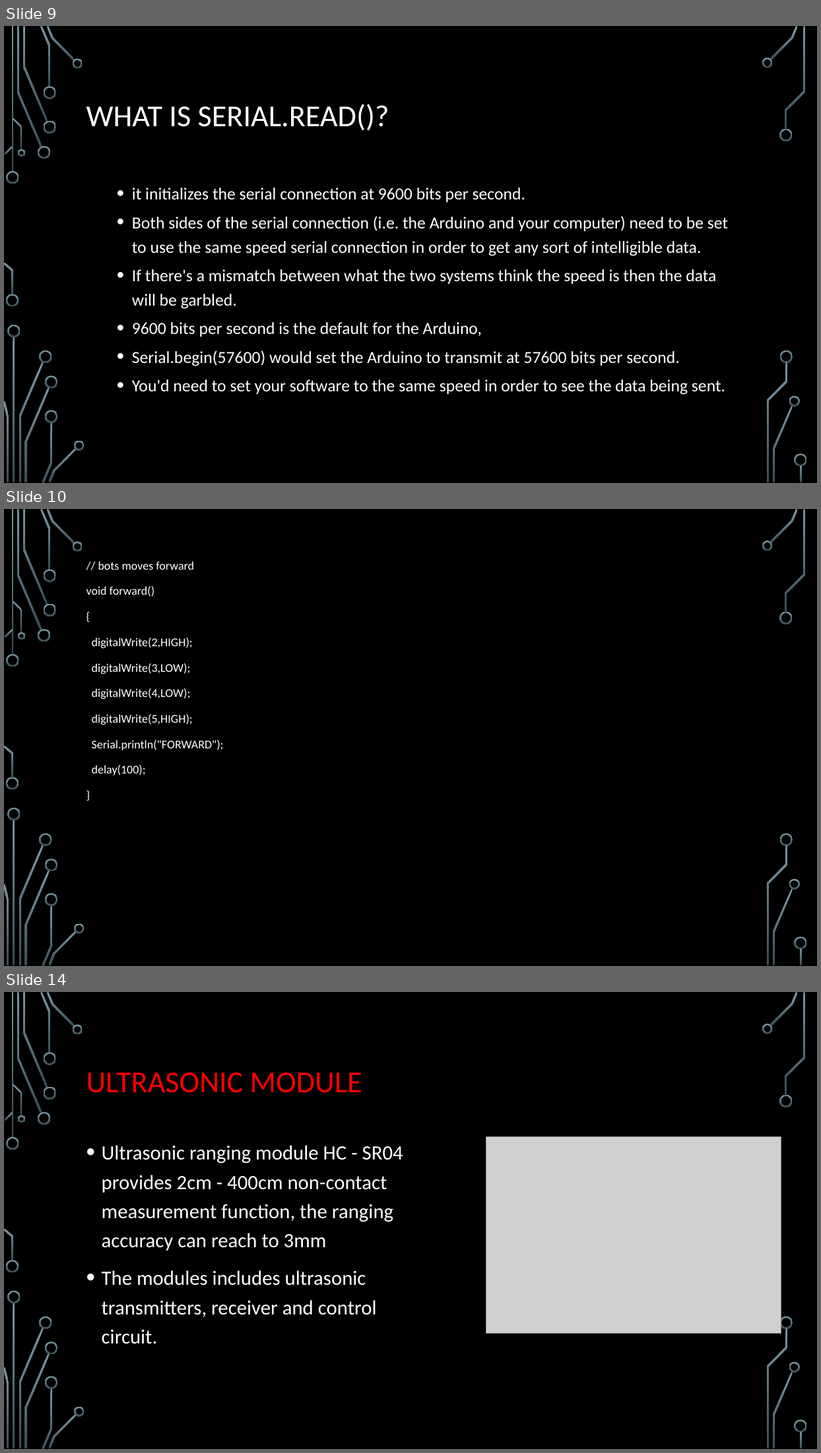
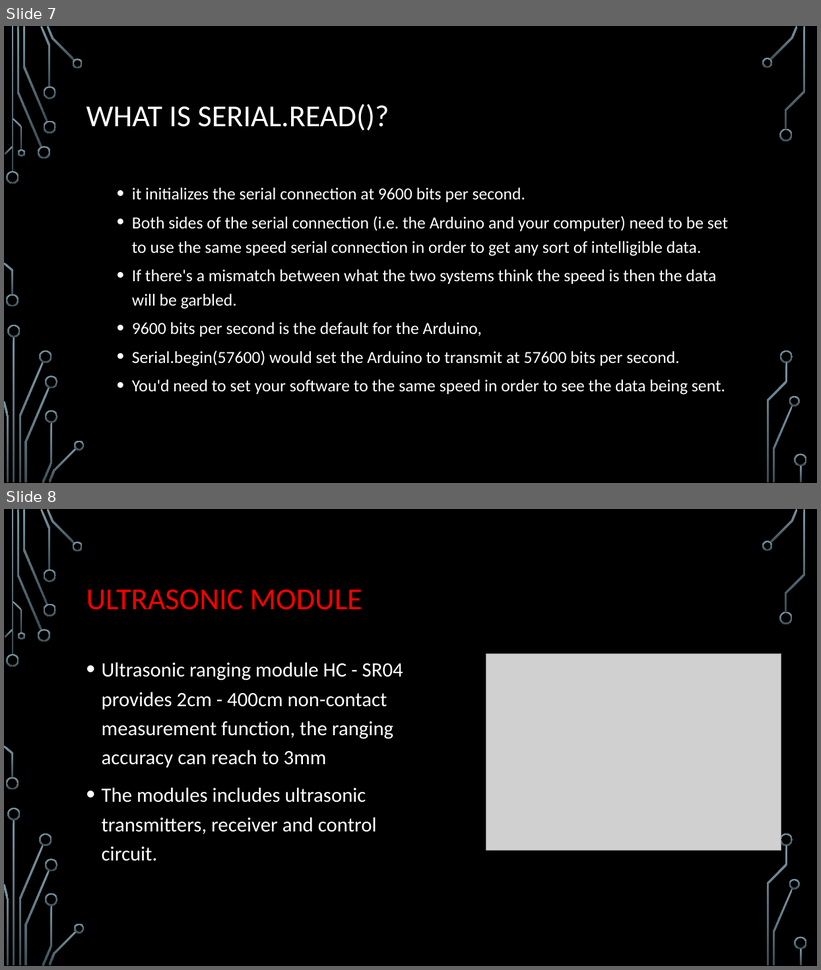
Before and after one commit to chinmayshah99/botson2, a slide deck: bot.pptx. Shown one above the other, each under a label of ours: slides 9, 10 and 14 before the commit, slides 7 and 8 after it; the slides between them are not shown. The pictures are 821x1453 and 821x970 pixels, drawn with LibreOffice and Linux fonts; fonts in the diff are those of the drawing; grey boxes stand for pictures; background and template pictures are left out. Boxes give left, top, right and bottom in pixels: in the first picture for what was removed or moved away, otherwise in the second. Text is boxed around its words. In the diff, an @@ line names an element or a change of style, - is before the commit and + after.

```diff
--- a/bot.pptx
+++ b/bot.pptx
@@ slide 10 removed at [4,509,817,966], background picture (left out); not listed: 36 template elements that a slide beside it also shows @@
@@ text removed at [86,561,224,776] @@
-// bots moves forward
-void forward()
-{
-digitalWrite(2,HIGH);
-digitalWrite(3,LOW);
-digitalWrite(4,LOW);
-digitalWrite(5,HIGH);
-Serial.println("FORWARD");
-delay(100);
-}
@@ what was slide 9 is now slide 7 @@
@@ what was slide 14 is now slide 8 @@
```
Also in this commit, not shown: 7 other slides removed, 2 other files.
